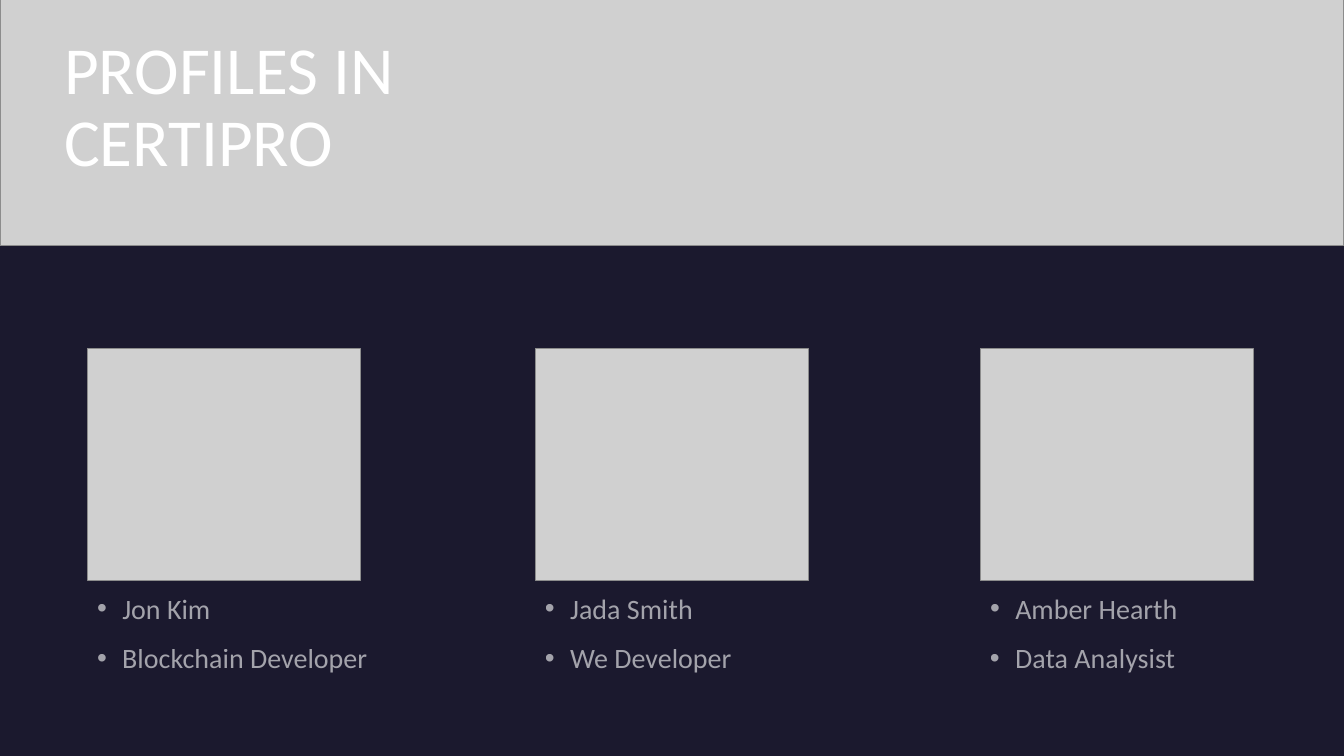
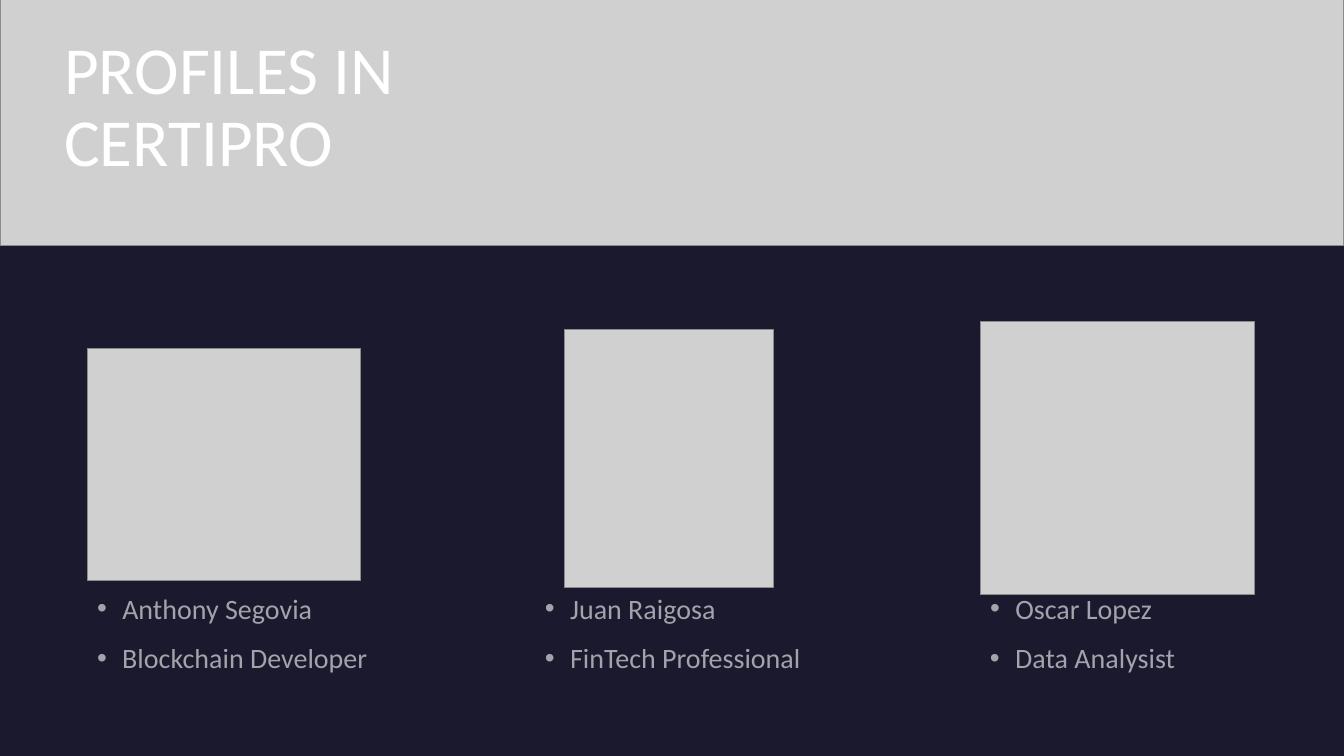
Before and after one commit to Jraigos/CertiPro, a slide deck: slide 8 of Project_Presentation_CERTIPRO.pptx (slide 7 before the commit). Drawn at 1344x756 pixels with LibreOffice and Linux fonts; fonts in the diff are those of the drawing; grey boxes stand for pictures. Boxes give left, top, right and bottom in pixels: in the first picture for what was removed or moved away, otherwise in the second. Text is boxed around its words. In the diff, an @@ line names an element or a change of style, - is before the commit and + after.

```diff
--- a/Project_Presentation_CERTIPRO.pptx
+++ b/Project_Presentation_CERTIPRO.pptx
@@ picture: place and size @@
-picture at <box>981,349,1254,581</box>
+picture at <box>981,322,1255,596</box>
@@ picture: place and size @@
-picture at <box>535,349,809,581</box>
+picture at <box>565,330,773,588</box>
@@ text at <box>122,599,312,624</box>: text changed @@
-• Jon Kim
+• Anthony Segovia
@@ text at <box>570,600,715,624</box>: text changed @@
-• Jada Smith
+• Juan Raigosa
@@ text at <box>1015,601,1152,624</box>: text changed @@
-• Amber Hearth
+• Oscar Lopez
@@ text at <box>570,649,800,668</box>: text changed @@
-• We Developer
+• FinTech Professional
```
Also in this commit, not shown: 7 other slides changed, 2 slides added, 1 slide removed.
